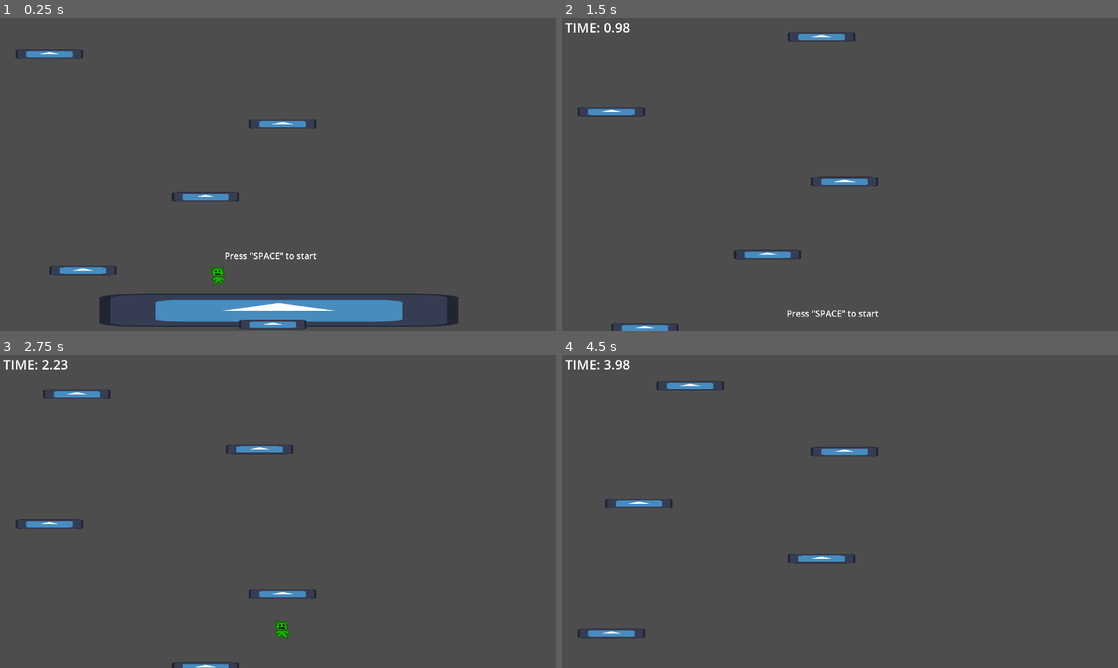
Above: before the commit, frames 1-4 (two rows, left to right).
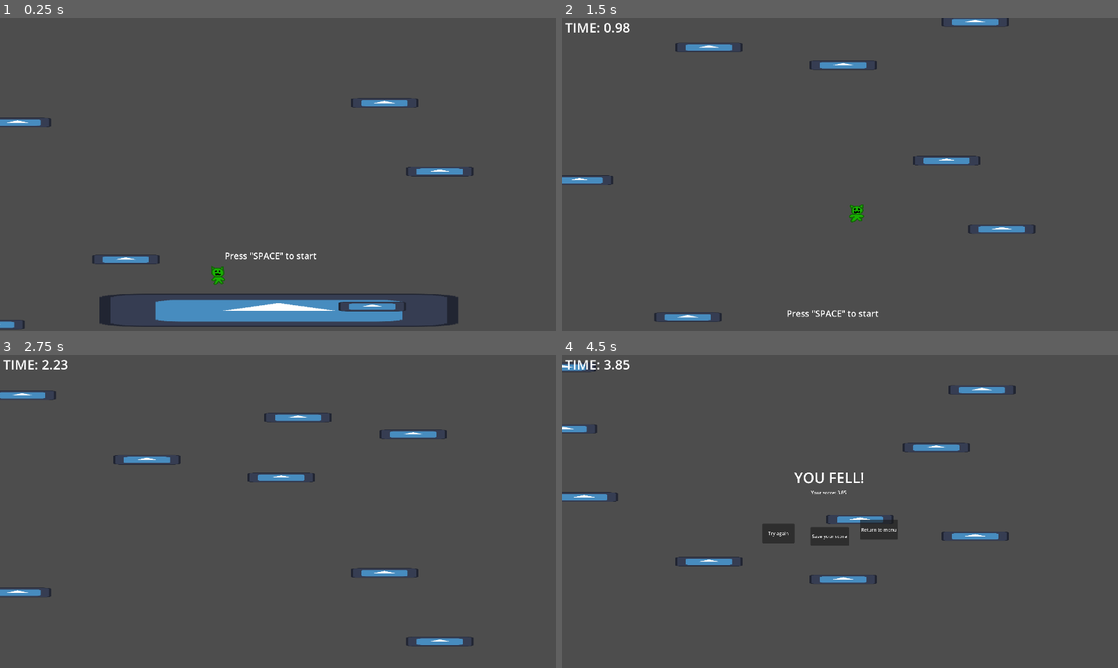
Above: after the commit, the same moments.

Repository: bohmje23/pisteprojekti
Game: Godot game, scene res://game.tscn
Same seed, same stepped clock (60 frames per second), same inputs: the game is played once before the commit and once after it. The project has no main scene, so this scene is started directly. The engine's default icon, where the game draws it, is replaced by a stand-in: a white triangle on a blue panel in a dark square.
Inputs:
- Up to frame 1 (0.25 s): no input
- Up to frame 2 (1.5 s): tap Space (jump) at 0.5, 0.77, 1.25 s; hold D (move_right) from 0.53 s (still down)
- Up to frame 3 (2.75 s): tap Space (jump) at 1.52, 2 s; release D (move_right) at 2.03 s; hold A (move_left) from 2.03 s (still down)
- Up to frame 4 (4.5 s): tap Space (jump) at 2.75, 3.02, 3.5, 3.77, 4.25 s; release A (move_left) at 2.78 s; hold D (move_right) 2.78-4.28 s; hold A (move_left) from 4.28 s (still down)

The runs differ from the first frame. In frame 1, 2.4% of the frame differs, in the area x 0-86%, y 10-100%; in frame 2, 2.7%; in frame 3, 2.9%; in frame 4, 4.1%, in the area x 0-82%, y 1-91%.

Commit message:
base
toimiva base

Diff:
--- a/platforms.gd
+++ b/platforms.gd
@@ -1,11 +1,11 @@
 extends Node2D
 
 @export var platform_scene: PackedScene
-@export var min_x: float = 1
-@export var max_x: float = 200
-@export var min_gap_y: float = 100
-@export var max_gap_y: float = 150
-@export var num_initial: int = 12
+@export var min_x: float = 200
+@export var max_x: float = -200
+@export var min_gap_y: float = 25
+@export var max_gap_y: float = 100
+@export var num_initial: int = 8
 
 @onready var player := get_parent().get_node("Player")
 @onready var camera := get_parent().get_node("Camera2D")
